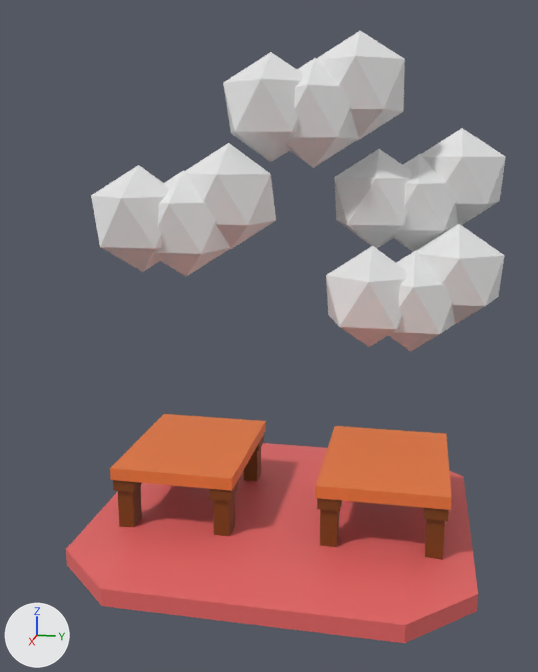
Two versions of the glTF model src/objectsIn3D/stage.glb, one commit apart.
The view is the same before and after, from a camera (50 mm lens) standing at (11.65, 2.06, 6.32) and looking at (-0.82, -0.44, 3.2). The lights are fixed; the arrows at lower left show +X, +Y and +Z. Vertices at the same position are counted once.

In view in the first picture: 'stage'.
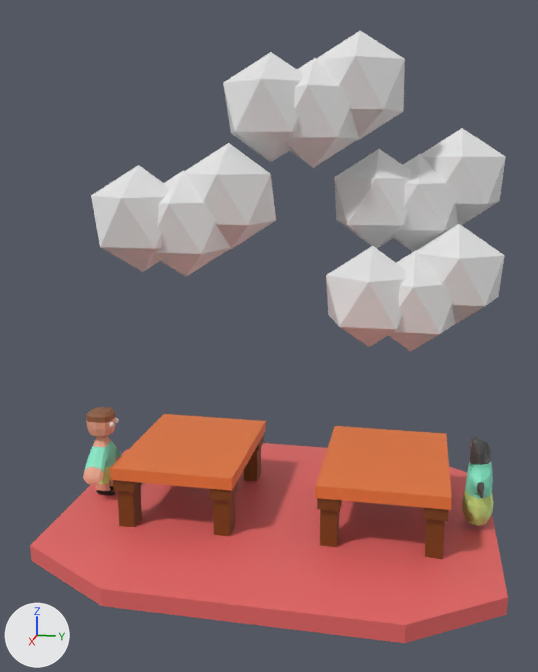
Changed parts and their boxes (x1, y1, x2, y2) in the pictures (538 x 672 px; the box of a moved part takes in the faces that stretch with it):
'stage', reshaped (9% wider)
    before: (66, 31, 506, 643)
    after: (30, 31, 508, 643)
part 1 of me_icosphere_003, added
    after: (83, 407, 122, 495)
part 2 of me_icosphere_003, added (green)
    after: (462, 437, 494, 526)
part 3 of me_icosphere_003, moved or reshaped
    before: (405, 471, 478, 643)
    after: (405, 467, 508, 643)
part 4 of me_icosphere_003, moved or reshaped
    before: (66, 483, 174, 606)
    after: (30, 449, 174, 606)

The change, as a list of edits to the scene's bpy script:
```text
Add mat_eye:
    mat_eye = principled_material('eye')
    mat_eye.base_color = (0.8, 0.8, 0.8)  # white #e7e7e7
Add mat_shoes:
    mat_shoes = principled_material('shoes')
    mat_shoes.base_color = (0.0, 0.0, 0.0)  # black #000000
Add mat_hair:
    mat_hair = principled_material('hair')
    mat_hair.base_color = (0.271, 0.104, 0.0441)  # brown #8e5b3b
Add mat_tshirt:
    mat_tshirt = principled_material('tshirt')
    mat_tshirt.base_color = (0.213, 0.8, 0.553)  # green #7fe7c4
Add mat_robotskin:
    mat_robotskin = principled_material('robotskin')
    mat_robotskin.base_color = (0.0704, 0.0704, 0.0704)  # dark grey #4b4b4b
Add mat_pants:
    mat_pants = principled_material('pants')
    mat_pants.base_color = (0.609, 0.8, 0.235)  # green #cde785
Add mat_skin:
    mat_skin = principled_material('skin')
    mat_skin.base_color = (0.8, 0.372, 0.248)  # beige #e7a488
Change me_icosphere_003:
    used by ob_stage; location = (-2.3, -1.5, 5.5)
    verts and faces of me_icosphere_003; kept vertices keep their numbers, new ones are numbered from 322
    before: 144 (4.28, 4.6, -5.44) at pixel (476, 611), 148 (4.28, 4.6, -5.16) at pixel (478, 593), 156 (0.32, 4.6, -5.44), 160 (0.32, 4.6, -5.16) at pixel (463, 476)
    before: 152 (4.28, -1.6, -5.44) at pixel (66, 564), 154 (4.28, -1.6, -5.16) at pixel (65, 548), 163 (0.32, -1.6, -5.44), 166 (0.32, -1.6, -5.16)
    remove me_icosphere_003.from_pydata(...)  # 322 vertices, 584 faces; spans x -2.89..5.2, y -2.45..5.15, z -5.5..3.04
    add me_icosphere_003.from_pydata(...)  # 1725 vertices, 3652 faces; spans x -2.89..5.2, y -2.45..5.15, z -5.5..3.04
    me_icosphere_003 part 1: a new loose piece of 410 vertices spanning x 1.77..2.83, y -2.04..-1.56, z -5.16..-3.57
    me_icosphere_003 part 2: a new loose piece of 245 vertices spanning x 1.68..2.92, y 4.45..4.95, z -5.12..-3.62
    me_icosphere_003 part 3
    add for i in [144, 148, 156, 160]: verts[i] += (0.0, 0.4, 0.0)
    me_icosphere_003 part 4
    add for i in [152, 154, 163, 166]: verts[i] += (0.0, -0.6, 0.0)
    add me_icosphere_003.materials.append(mat_skin)  # beige #e7a488
    add me_icosphere_003.materials.append(mat_hair)  # brown #8e5b3b
    add me_icosphere_003.materials.append(mat_tshirt)  # green #7fe7c4
    add me_icosphere_003.materials.append(mat_pants)  # green #cde785
    add me_icosphere_003.materials.append(mat_shoes)  # black #000000
    add me_icosphere_003.materials.append(mat_eye)  # white #e7e7e7
    add me_icosphere_003.materials.append(mat_robotskin)  # dark grey #4b4b4b
```
